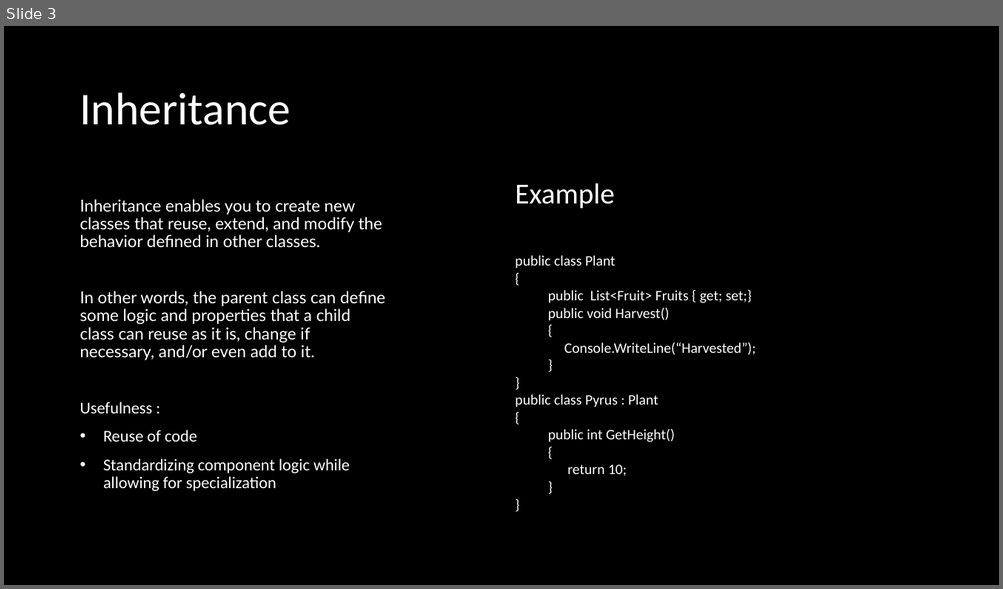
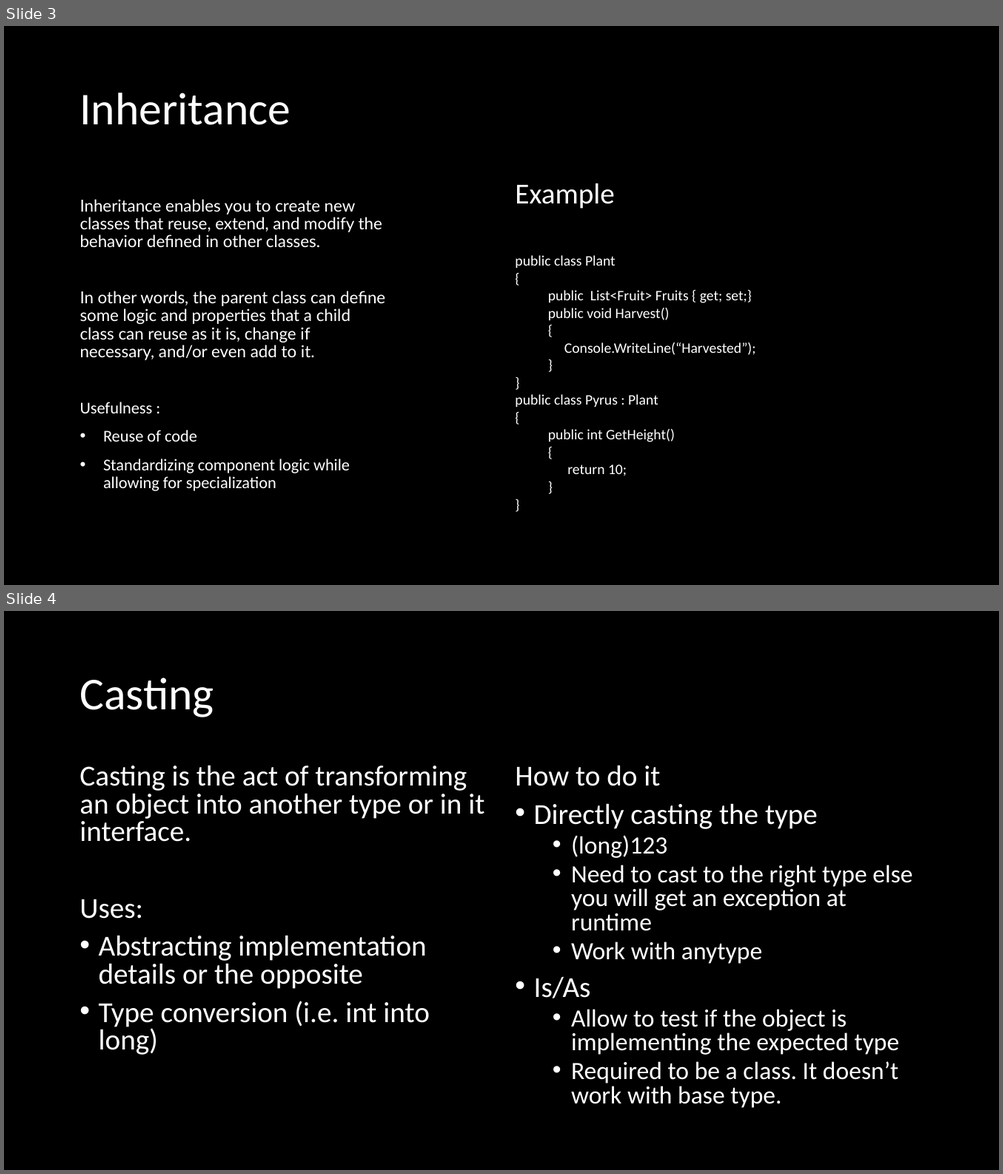
Before and after one commit to intelartificial/NetRunner101, a slide deck: 2. Inheritance.pptx. Shown one above the other, each under a label of ours: slide 3 before the commit, slides 3 and 4 after it. The pictures are 1003x589 and 1003x1174 pixels, drawn with LibreOffice and Linux fonts; fonts in the diff are those of the drawing; background and template pictures are left out. Boxes give left, top, right and bottom in pixels: in the first picture for what was removed or moved away, otherwise in the second. Text is boxed around its words. In the diff, an @@ line names an element or a change of style, - is before the commit and + after.

```diff
--- a/2. Inheritance.pptx
+++ b/2. Inheritance.pptx
@@ slide 4 added at (4,611,999,1170), background picture (left out) @@
@@ title added at (79,678,213,718), 44 pt, text #FFFFFF @@
+Casting
@@ text added at (79,765,484,1055), 28 pt, text #FFFFFF @@
+Casting is the act of transforming an object into another type or in it interface.
+Uses:
+• Abstracting implementation details or the opposite
+• Type conversion (i.e. int into long)
@@ text added at (515,765,912,1108), 24 pt, text #FFFFFF @@
+How to do it
+• Directly casting the type
+  • (long)123
+  • Need to cast to the right type else you will get an exception at runtime
+  • Work with anytype
+• Is/As
+  • Allow to test if the object is implementing the expected type
+  • Required to be a class. It doesn’t work with base type.
```
Also in this commit, not shown: 5 other files.
